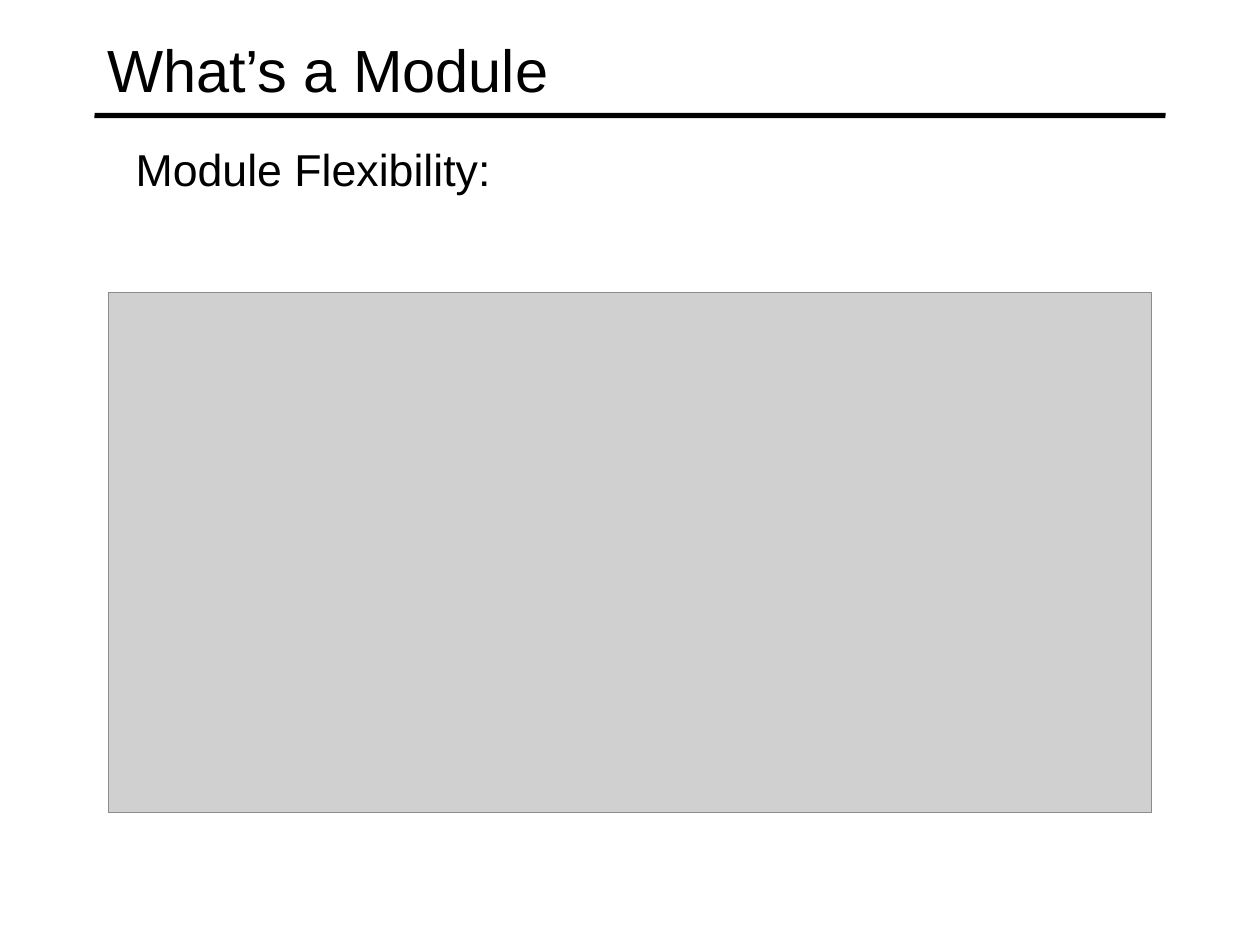
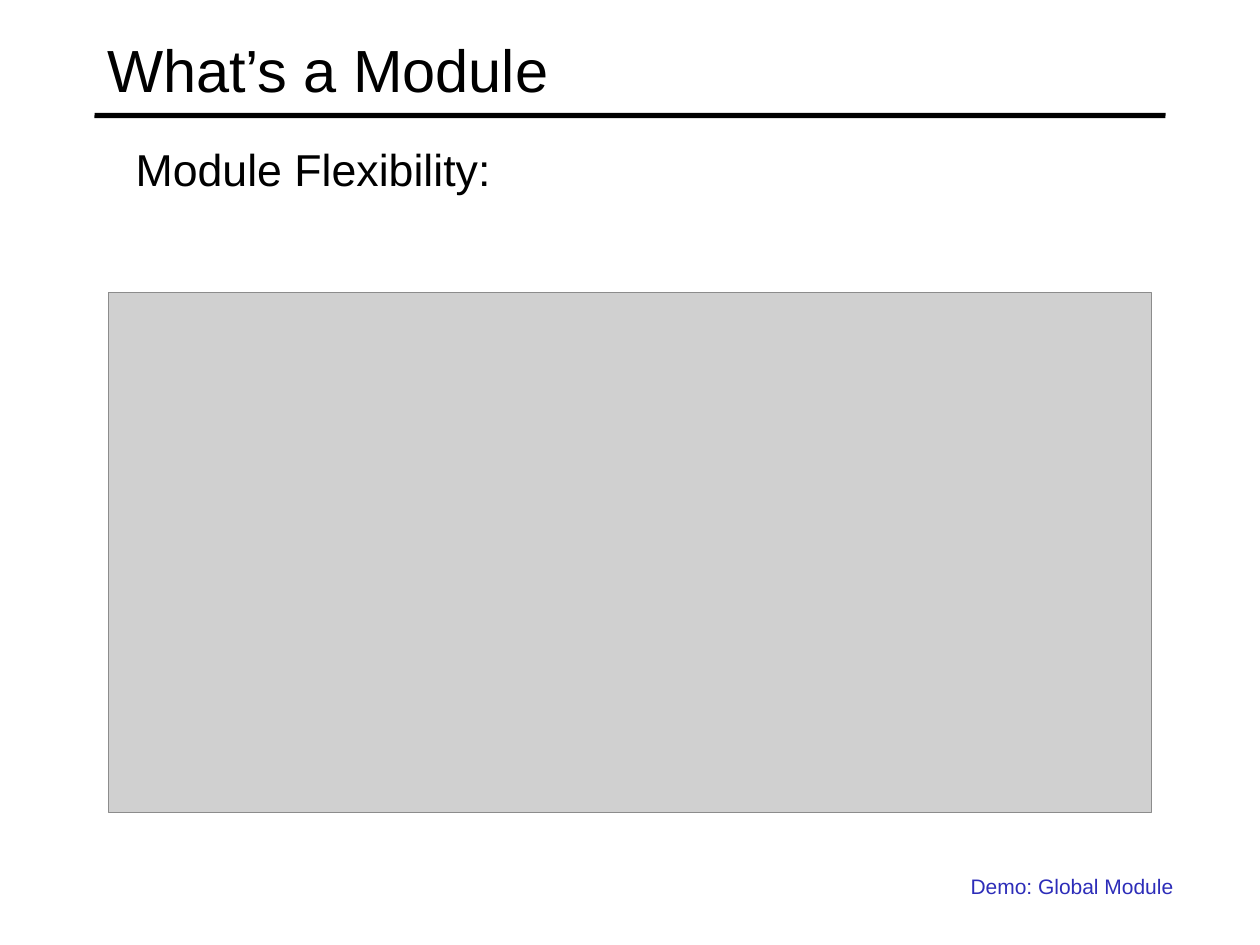
Before and after one commit to specter01wj/Jago_Link_Training, a slide deck: slide 5 of Angular/Angular7/TypeScript Fundamentals/4.Modules/L4_Modules.ppt. Drawn at 1260x945 pixels with LibreOffice and Linux fonts; fonts in the diff are those of the drawing; grey boxes stand for pictures. Boxes give left, top, right and bottom in pixels: in the first picture for what was removed or moved away, otherwise in the second. Text is boxed around its words. In the diff, an @@ line names an element or a change of style, - is before the commit and + after.

Commit message:
09/05/2019 v1

```diff
--- a/Angular/Angular7/TypeScript Fundamentals/4.Modules/L4_Modules.ppt
+++ b/Angular/Angular7/TypeScript Fundamentals/4.Modules/L4_Modules.ppt
@@ text added at <box>971,878,1173,894</box>, 12 pt, text #2D2DB9 @@
+  Demo: Global Module
```
